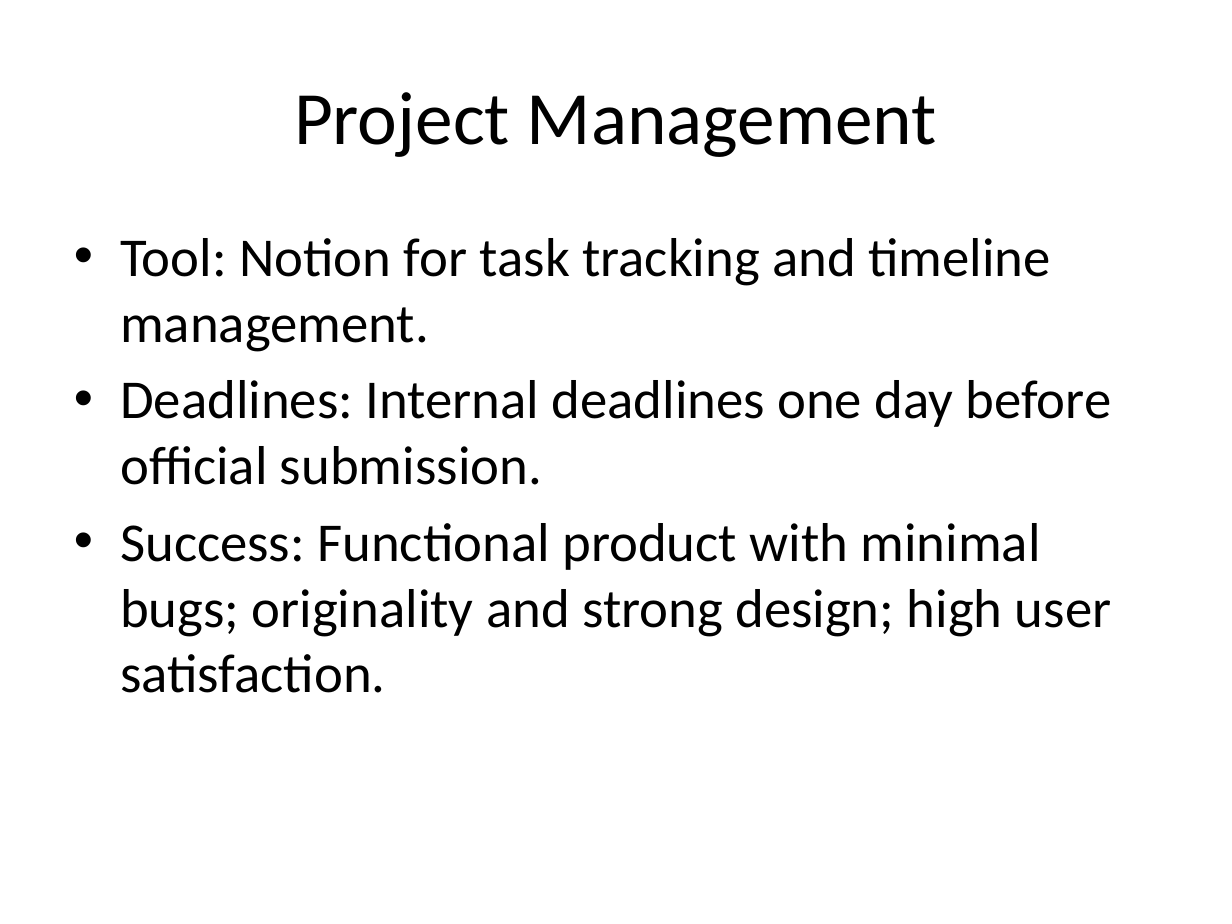
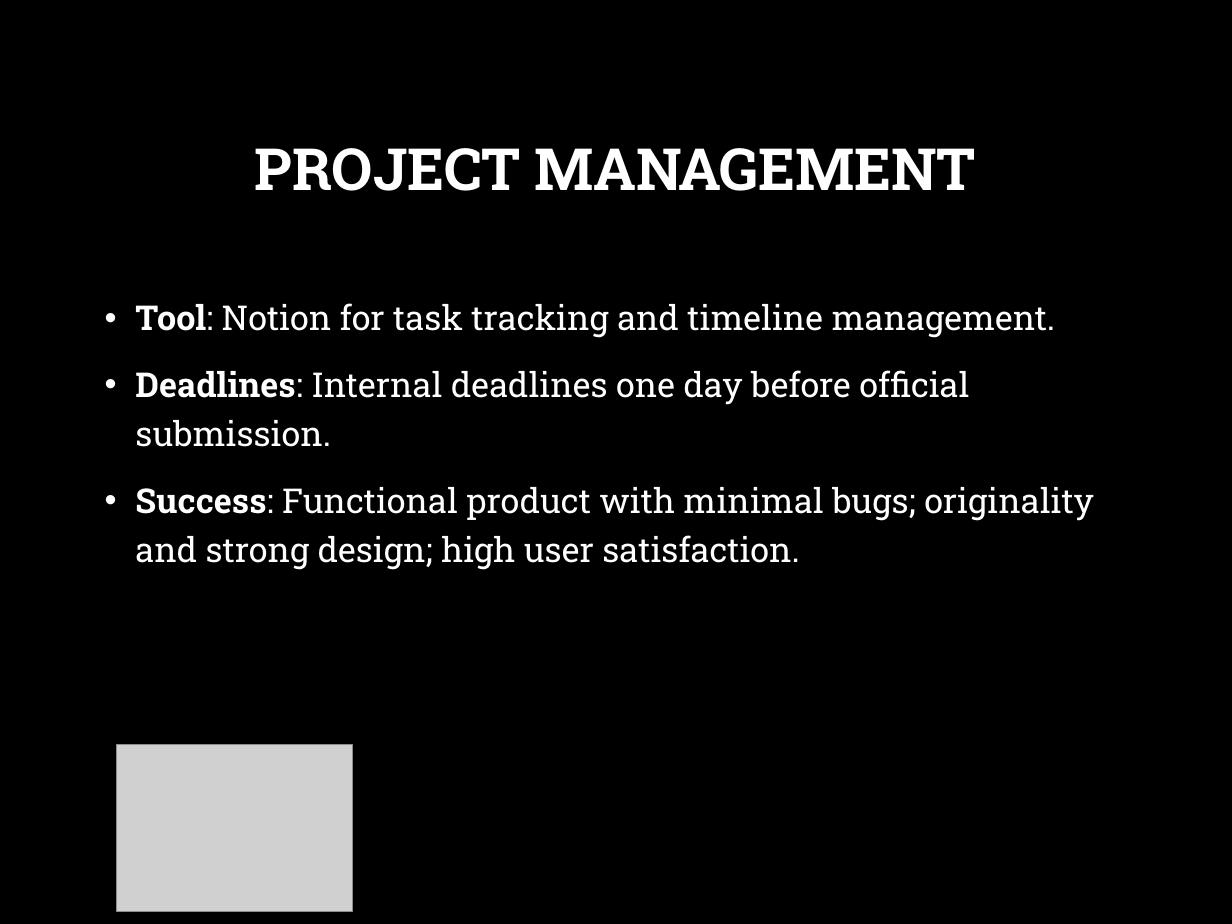
Before and after one commit to yuriiSY/Study-Buddy, a slide deck: slide 5 of Weekly Submissions/Week1/Project Plan.pptx. Drawn at 1232x924 pixels with LibreOffice and Linux fonts; fonts in the diff are those of the drawing; grey boxes stand for pictures; background and template pictures are left out. Boxes give left, top, right and bottom in pixels: in the first picture for what was removed or moved away, otherwise in the second. Text is boxed around its words. In the diff, an @@ line names an element or a change of style, - is before the commit and + after.

```diff
--- a/Weekly Submissions/Week1/Project Plan.pptx
+++ b/Weekly Submissions/Week1/Project Plan.pptx
@@ background #FFFFFF to picture (left out) @@
@@ title at bbox=[255, 148, 976, 191]: text changed; size 44 to 34 pt; font Calibri to Roboto Slab; text colour #000000 to #FFFFFF; bold on @@
-Project Management
+PROJECT MANAGEMENT
@@ text "Tool: Notion for task tracking ...": place and size @@
-text "Tool: Notion for task tracking ..." at bbox=[120, 238, 1112, 693]
+text "Tool: Notion for task tracking ..." at bbox=[135, 303, 1093, 570]
@@ text "Tool: Notion for task tracking ..." at bbox=[135, 303, 1093, 570]: size 32 to 20 pt, font Calibri to Roboto Slab, text colour #000000 to #FFFFFF; bold on in "Tool:", "Deadlines:", "Success:"; indent changed; line spacing 1 to 1.2; more space between paragraphs @@
@@ picture added at bbox=[117, 744, 354, 910] @@
```
Also in this commit, not shown: 6 other slides changed, 2 slides added.
